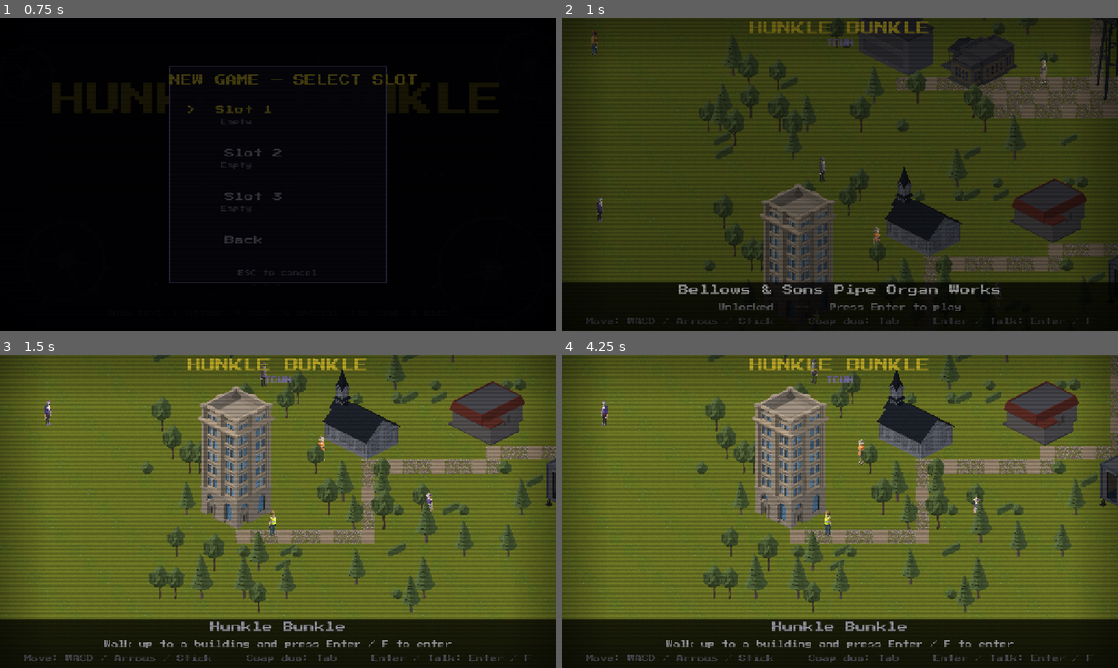
Above: before the commit, frames 1-4 (two rows, left to right).
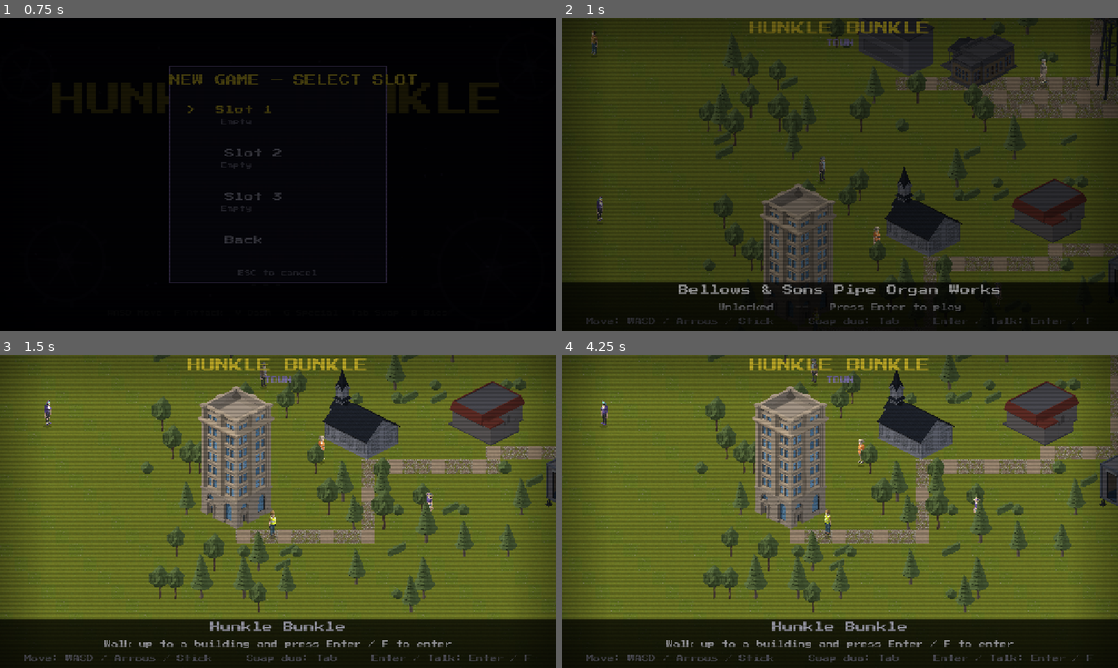
Above: after the commit, the same moments.

Repository: dougreichard/rpg_game
Game: Godot game, scene res://scenes/ui/TitleScreen.tscn
Same seed, same stepped clock (60 frames per second), same inputs: the game is played once before the commit and once after it.
Inputs (mouse positions are in pixels of both pictures, inside the frame that each line leads up to):
- Up to frame 1 (0.75 s): tap Enter (ui_accept) at 0.5 s; move the mouse to (400, 158) at 0.52 s; hold D (move_right) from 0.53 s (still down); hold F (attack) from 0.53 s (still down); click (400, 158) at 0.67 s
- Up to frame 2 (1 s): keep holding D (move_right); keep holding F (attack); tap Enter (ui_accept) at 0.77 s
- Up to frame 3 (1.5 s): release D (move_right) at 1.25 s; release F (attack) at 1.25 s; tap Enter (ui_accept) at 1.25 s; drag from (166, 527) to (250, 574) at 1.27 s
- Up to frame 4 (4.25 s): tap Enter (ui_accept) at 2, 2.75, 3.5, 3.77 s; move the mouse to (895, 442) at 2.02 s; hold D (move_right) 2.03-2.75 s; tap V (dash) at 2.1 s; drag from (812, 574) to (673, 464) at 2.77 s; move the mouse to (1006, 558) at 3.52 s; hold A (move_left) from 3.53 s (still down); tap Tab (swap) at 3.6 s

Frame 1 is identical in both runs. In frame 2, 0.1% of the frame differs, in the area x 5-88%, y 4-72%; in frame 3, 0.1%; in frame 4, 0.2%, in the area x 6-55%, y 1-59%.

Commit message:
Overworld billboard polish: walk bob + ground shadows
Quick-win juice for the Synty character billboards:
- A small vertical bob on the sprite while walking (eases out when idle), so
  feet-anchored billboards feel like they're stepping.
- A soft ground shadow drawn at each character's feet (overworld_player +
  town_npc) so they read as standing on the map instead of floating.

Co-Authored-By: Claude Opus 4.8 <noreply@anthropic.com>

Diff:
--- a/scripts/overworld/overworld_player.gd
+++ b/scripts/overworld/overworld_player.gd
@@ -12,6 +12,16 @@
 const FOLLOW_SPEED: float = 170.0
 const FOLLOW_STOP_DISTANCE: float = 36.0
 const TELEPORT_DISTANCE: float = 300.0
+
+# Billboard juice: a small vertical bob while walking, and a soft ground shadow
+# so the feet-anchored Synty character billboard reads as standing on the map.
+const BOB_AMPLITUDE: float = 2.6
+const BOB_SPEED: float = 13.0
+const SHADOW_OFFSET: Vector2 = Vector2(0.0, 2.0)
+const SHADOW_RADIUS: float = 8.5
+const SHADOW_COLOR: Color = Color(0.0, 0.0, 0.0, 0.26)
+
+var _bob_phase: float = 0.0
 
 var mode: Mode = Mode.ACTIVE
 var follow_target: Vector2 = Vector2.ZERO
@@ -39,7 +49,7 @@
 	character_name = name_in
 
 
-func _physics_process(_delta: float) -> void:
+func _physics_process(delta: float) -> void:
 	if GameManager.is_paused() or input_locked:
 		return
 	match mode:
@@ -47,6 +57,25 @@
 			_tick_active()
 		Mode.FOLLOW:
 			_tick_follow()
+	_update_bob(delta)
+
+
+# Bob the sprite (not the node) so the ground shadow drawn at the node origin
+# stays put while the feet lift on each step.
+func _update_bob(delta: float) -> void:
+	if sprite == null:
+		return
+	if velocity.length() > 1.0:
+		_bob_phase += delta * BOB_SPEED
+		sprite.position.y = -absf(sin(_bob_phase)) * BOB_AMPLITUDE
+	else:
+		sprite.position.y = move_toward(sprite.position.y, 0.0, delta * 30.0)
+
+
+func _draw() -> void:
+	draw_set_transform(SHADOW_OFFSET, 0.0, Vector2(1.0, 0.45))
+	draw_circle(Vector2.ZERO, SHADOW_RADIUS, SHADOW_COLOR)
+	draw_set_transform(Vector2.ZERO, 0.0, Vector2.ONE)
 
 
 func _tick_active() -> void:
--- a/scripts/overworld/town_npc.gd
+++ b/scripts/overworld/town_npc.gd
@@ -14,6 +14,15 @@
 const TOWN_ID: String = "town"
 const BUBBLE_DURATION: float = 3.5
 const BUBBLE_OFFSET := Vector2(0.0, -52.0)
+
+# Billboard juice — matches overworld_player: a walk bob + soft ground shadow.
+const BOB_AMPLITUDE: float = 2.4
+const BOB_SPEED: float = 12.0
+const SHADOW_OFFSET: Vector2 = Vector2(0.0, 2.0)
+const SHADOW_RADIUS: float = 8.0
+const SHADOW_COLOR: Color = Color(0.0, 0.0, 0.0, 0.24)
+
+var _bob_phase: float = 0.0
 
 var sprite: AnimatedSprite2D
 var npc_name: String = ""
@@ -73,10 +82,12 @@
 func _process(delta: float) -> void:
 	if _pause_timer > 0.0:
 		_pause_timer -= delta
+		_ease_bob(delta)
 		return
 	var to_target: Vector2 = _target - global_position
 	if to_target.length() <= ARRIVE_DISTANCE:
 		sprite.play("idle")
+		_ease_bob(delta)
 		_pause_timer = _rng.randf_range(PAUSE_MIN, PAUSE_MAX)
 		_pick_new_target()
 		return
@@ -87,3 +98,17 @@
 		anim = "walk_down"  # NPC sheets have no walk_up row; walk_down covers both
 	sprite.play(anim)
 	global_position += dir * WANDER_SPEED * delta
+	_bob_phase += delta * BOB_SPEED
+	if sprite != null:
+		sprite.position.y = -absf(sin(_bob_phase)) * BOB_AMPLITUDE
+
+
+func _ease_bob(delta: float) -> void:
+	if sprite != null:
+		sprite.position.y = move_toward(sprite.position.y, 0.0, delta * 28.0)
+
+
+func _draw() -> void:
+	draw_set_transform(SHADOW_OFFSET, 0.0, Vector2(1.0, 0.45))
+	draw_circle(Vector2.ZERO, SHADOW_RADIUS, SHADOW_COLOR)
+	draw_set_transform(Vector2.ZERO, 0.0, Vector2.ONE)
